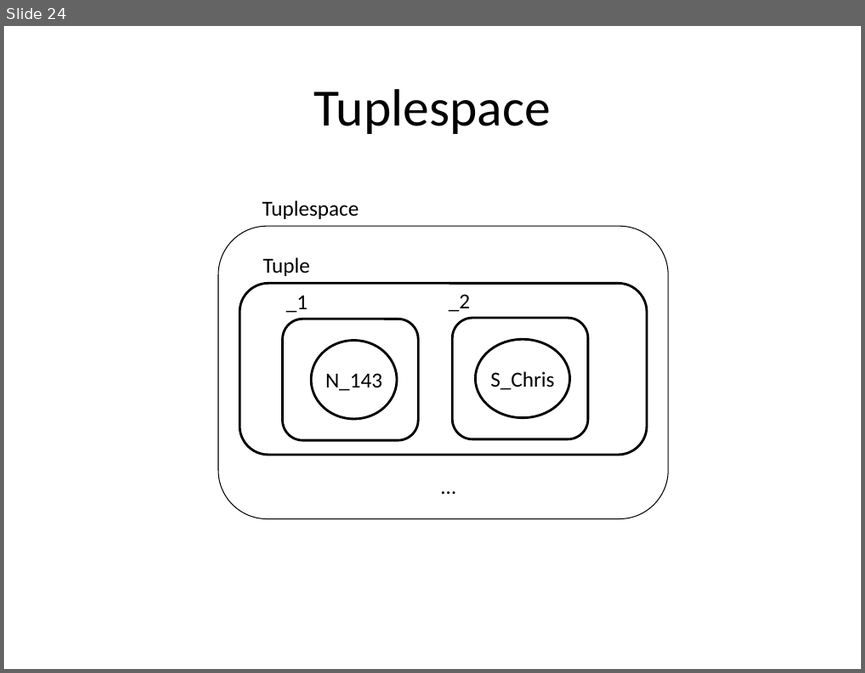
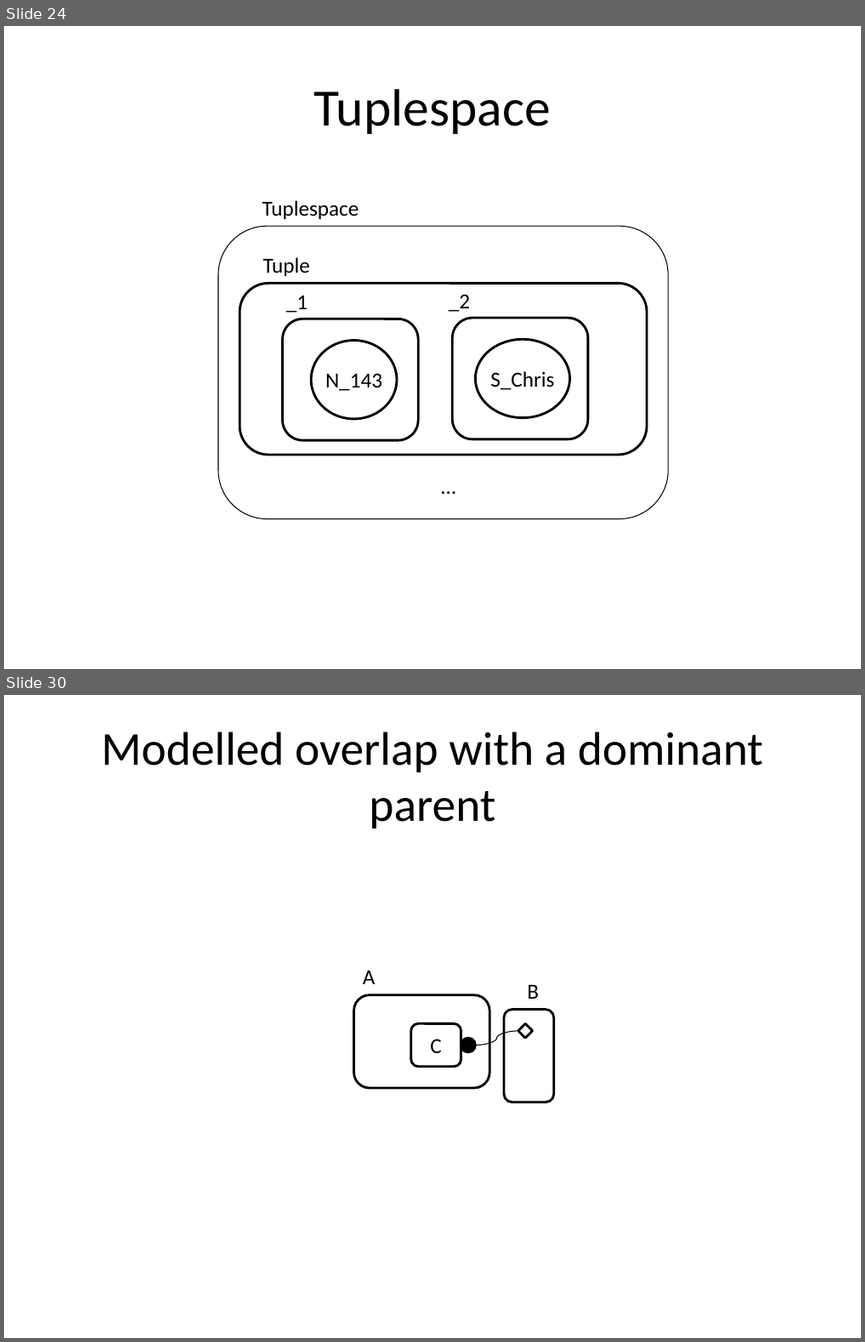
Before and after one commit to cgreenhalgh/bigraphspace, a slide deck: bigraphspace/docs/images/Cookbook_diagrams.pptx. Shown one above the other, each under a label of ours: slide 24 before the commit, slides 24 and 30 after it; the slides between them are not shown. The pictures are 865x673 and 865x1342 pixels, drawn with LibreOffice and Linux fonts; fonts in the diff are those of the drawing. Boxes give left, top, right and bottom in pixels: in the first picture for what was removed or moved away, otherwise in the second. Text is boxed around its words. In the diff, an @@ line names an element or a change of style, - is before the commit and + after.

Commit message:
added overlap

```diff
--- a/bigraphspace/docs/images/Cookbook_diagrams.pptx
+++ b/bigraphspace/docs/images/Cookbook_diagrams.pptx
@@ slide 30 added at <box>4,695,861,1338</box>, background #FFFFFF @@
@@ title added at <box>101,732,763,828</box>, 39.6 pt, text #000000 @@
+Modelled overlap with a dominant parent
@@ text added at <box>363,970,375,984</box>, 18 pt, text #000000 @@
+A
@@ rounded rectangle added at <box>353,995,489,1088</box>, fill #FFFFFF, outline #000000 2 pt @@
@@ text added at <box>527,984,539,998</box>, 18 pt, text #000000 @@
+B
@@ rounded rectangle added at <box>411,1023,460,1066</box>, fill #FFFFFF, outline #000000 2 pt, 18 pt, text #000000 @@
+C
@@ rounded rectangle added at <box>504,1009,553,1102</box>, outline #000000 2 pt @@
@@ diamond added at <box>518,1023,533,1038</box>, outline #000000 2 pt @@
@@ ellipse added at <box>460,1038,475,1052</box>, fill #000000, outline #000000 2 pt @@
@@ curved line added from (518, 1031) to (475, 1044), #000000 0.75 pt @@
```
Also in this commit, not shown: 5 other slides added, 8 other files.
